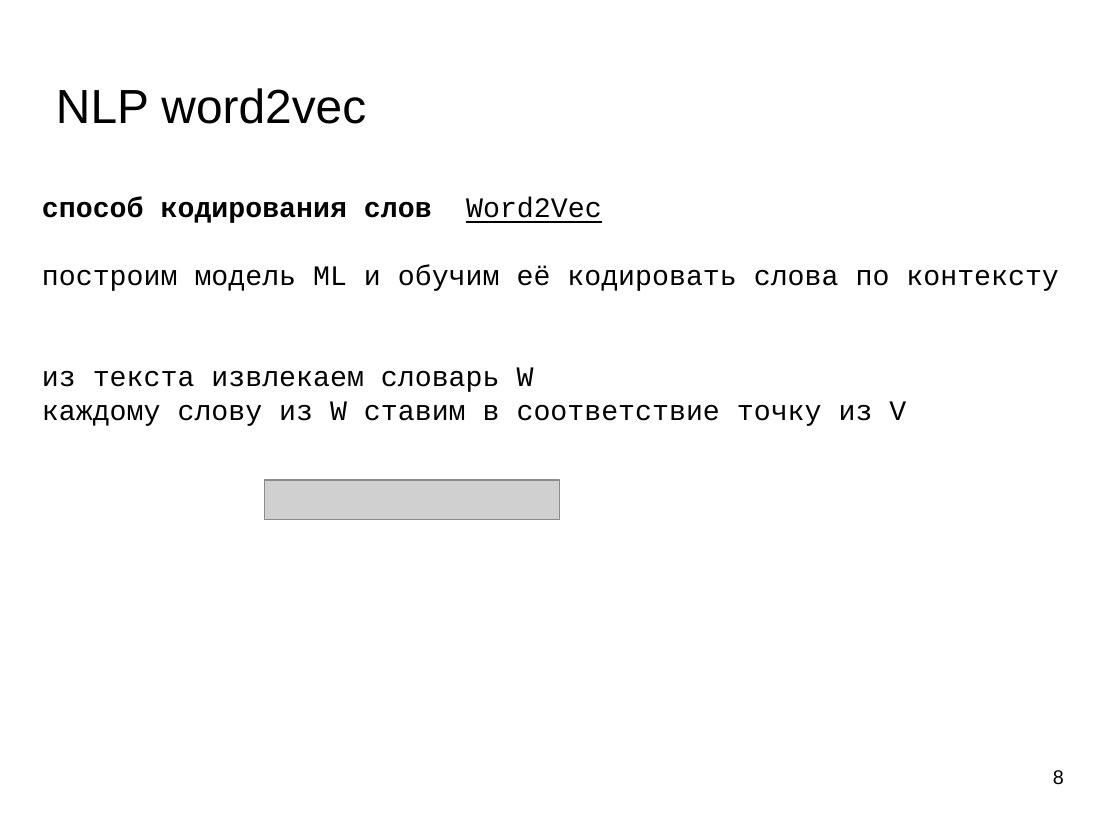
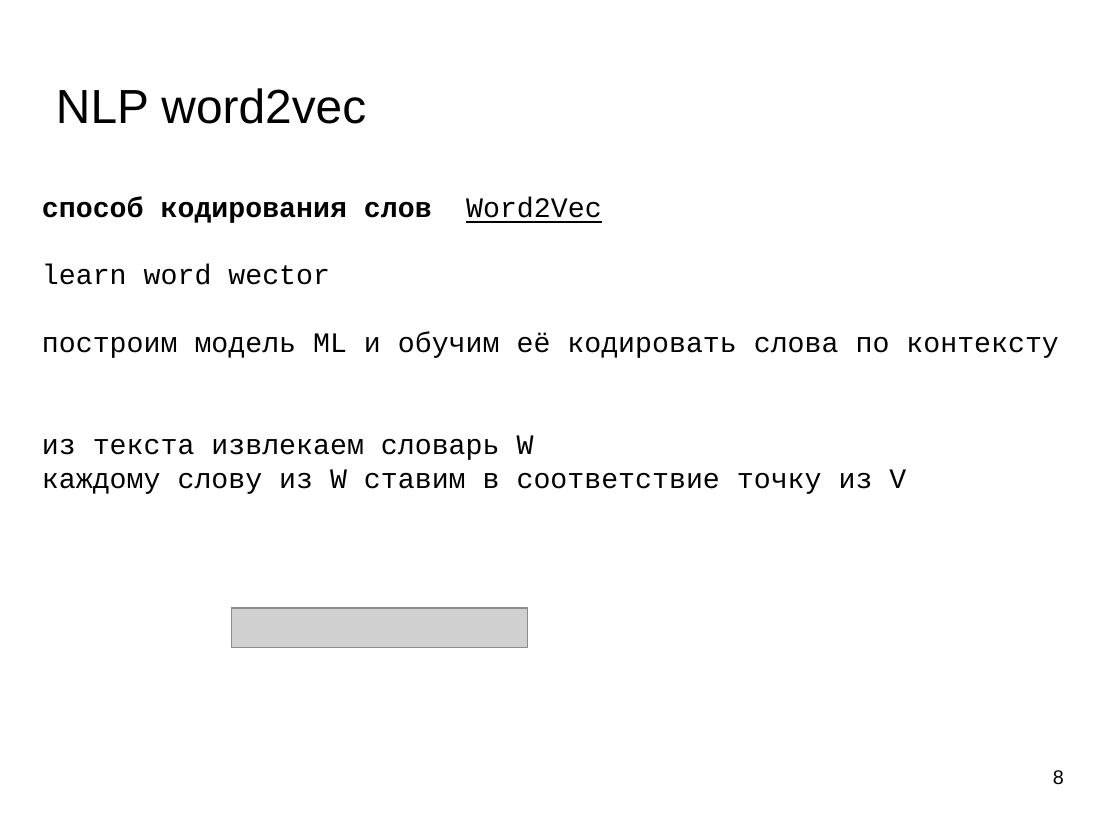
Before and after one commit to mechanoid5/ml_lectorium_legacy, a slide deck: slide 8 of 24-word2vec.odp. Drawn at 1120x840 pixels with LibreOffice and Linux fonts; fonts in the diff are those of the drawing; grey boxes stand for pictures; background and template pictures are left out. Boxes give left, top, right and bottom in pixels: in the first picture for what was removed or moved away, otherwise in the second. Text is boxed around its words. In the diff, an @@ line names an element or a change of style, - is before the commit and + after.

```diff
--- a/24-word2vec.odp
+++ b/24-word2vec.odp
@@ text at (42,264,330,285): paragraph added @@
+learn word wector
@@ picture: place and size @@
-picture at (264,480,560,519)
+picture at (232,608,527,647)
```
Also in this commit, not shown: 7 other files.
